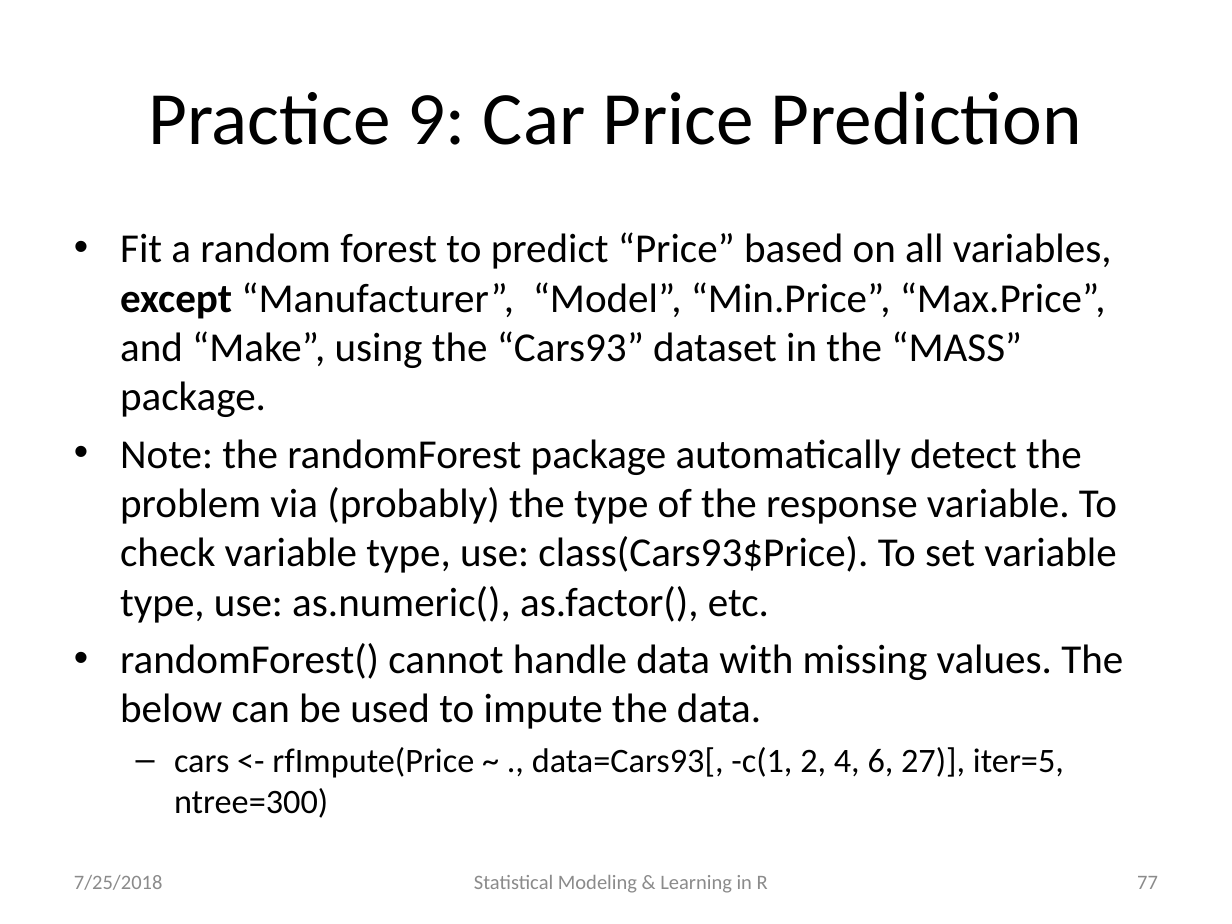
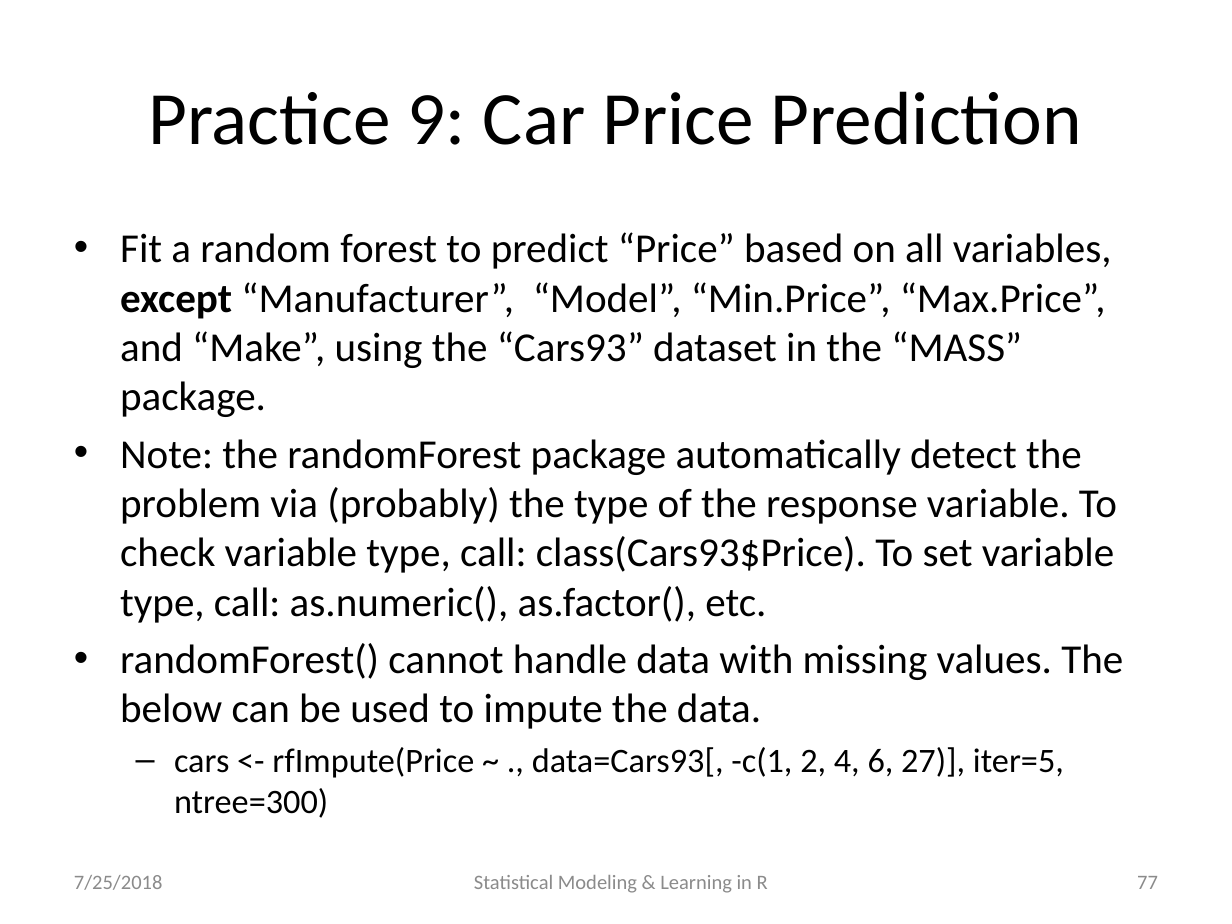
Before and after one commit to katherinesimeon/Statistical-Modeling-and-Learning-in-R, a slide deck: slide 77 of main.pptx. Drawn at 1232x924 pixels with LibreOffice and Linux fonts; fonts in the diff are those of the drawing. Boxes give left, top, right and bottom in pixels: in the first picture for what was removed or moved away, otherwise in the second. Text is boxed around its words. In the diff, an @@ line names an element or a change of style, - is before the commit and + after.

```diff
--- a/main.pptx
+++ b/main.pptx
@@ text at [120, 439, 1117, 623]: text changed @@
-• Note: the randomForest package automatically detect the problem via (probably) the type of the response variable. To check variable type, use: class(Cars93$Price). To set variable type, use: as.numeric(), as.factor(), etc.
+• Note: the randomForest package automatically detect the problem via (probably) the type of the response variable. To check variable type, call: class(Cars93$Price). To set variable type, call: as.numeric(), as.factor(), etc.
```
Also in this commit, not shown: 5 other slides changed, 1 other file.
